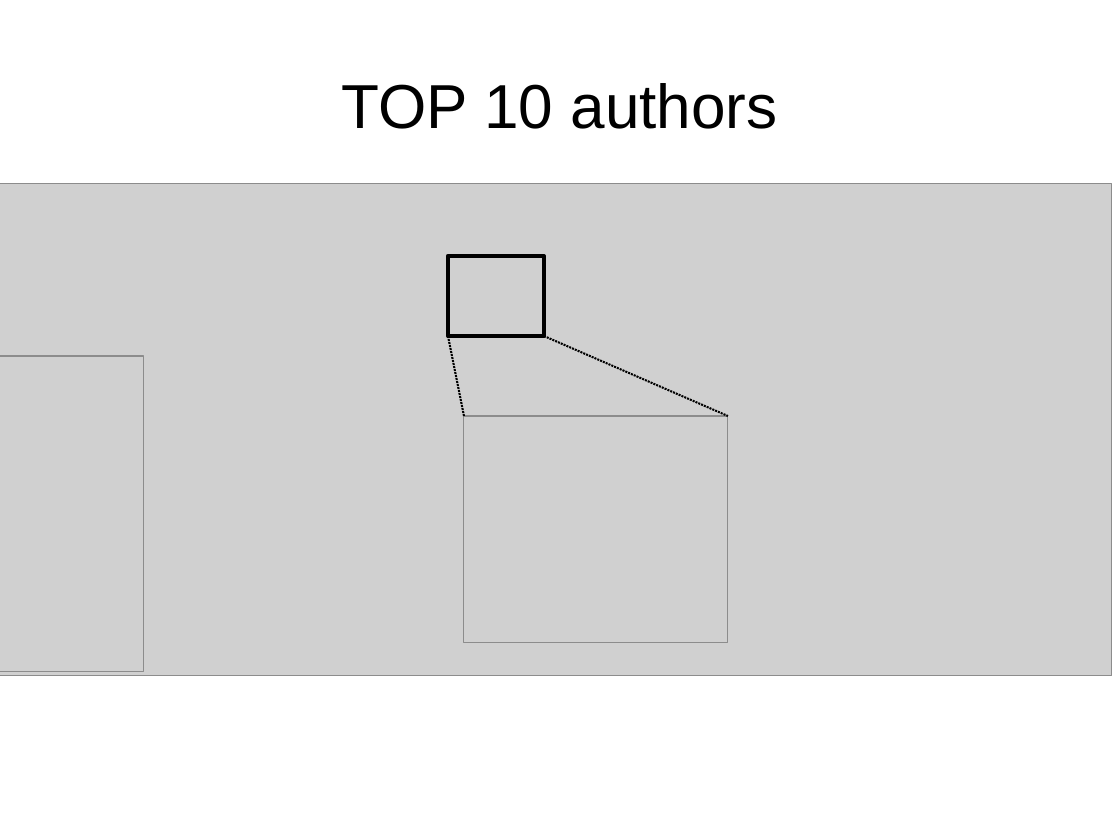
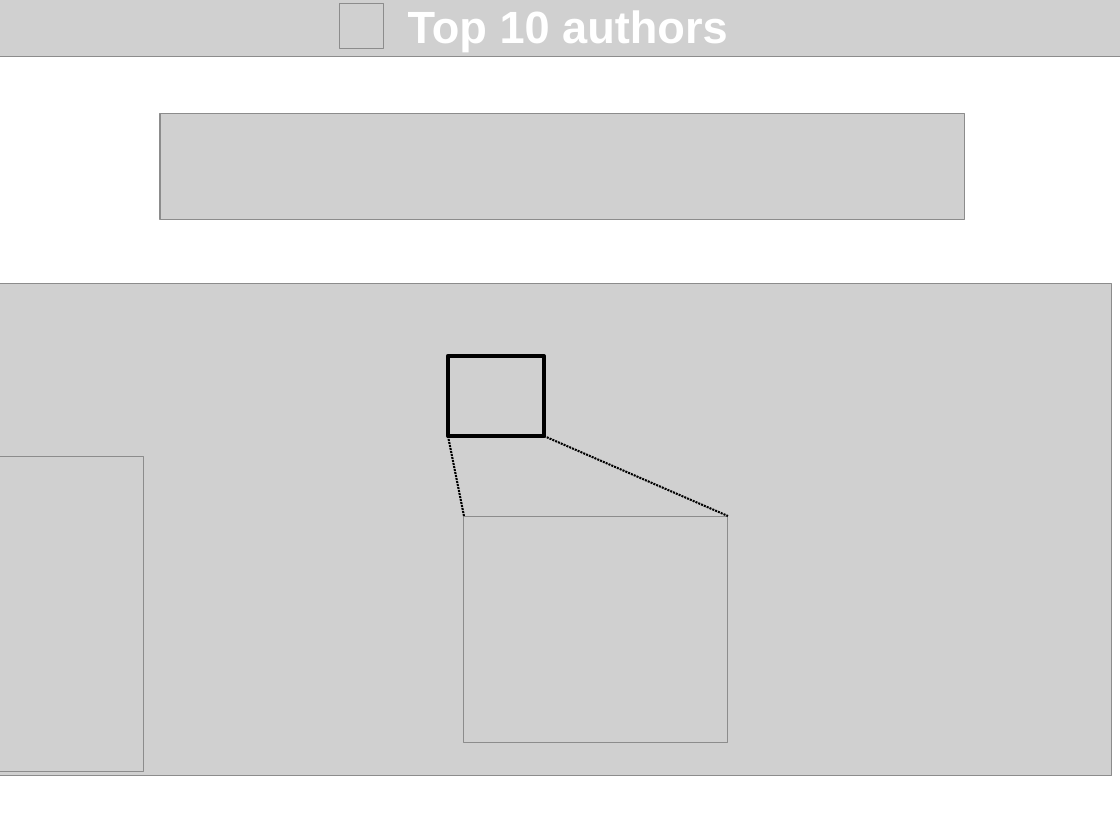
Before and after one commit to propan2one/BibliographeR, a slide deck: slide 4 of slidesUser2019.odp. Drawn at 1120x840 pixels with LibreOffice and Linux fonts; fonts in the diff are those of the drawing; grey boxes stand for pictures. Boxes give left, top, right and bottom in pixels: in the first picture for what was removed or moved away, otherwise in the second. Text is boxed around its words. In the diff, an @@ line names an element or a change of style, - is before the commit and + after.

```diff
--- a/slidesUser2019.odp
+++ b/slidesUser2019.odp
@@ picture added at (0,0,1120,57) @@
@@ picture added at (339,4,384,49) @@
@@ title at (408,11,727,52): text changed; size 44 to 32 pt; text colour #000000 to #FFFFFF; bold on @@
-TOP 10 authors
+Top 10 authors
@@ picture added at (160,113,965,220) @@
@@ picture: place and size @@
-picture at (464,416,729,642)
+picture at (0,285,1112,776)
@@ 2 lines, 1 picture, 1 rectangle: place and size @@
-2 lines, 1 picture, 1 rectangle at (0,256,729,671)
+2 lines, 1 picture, 1 rectangle at (0,356,729,771)
@@ picture: place and size @@
-picture at (0,184,1112,676)
+picture at (464,516,729,743)
```
Also in this commit, not shown: 5 other slides changed, 2 slides added, 2 slides removed, 9 other files.
